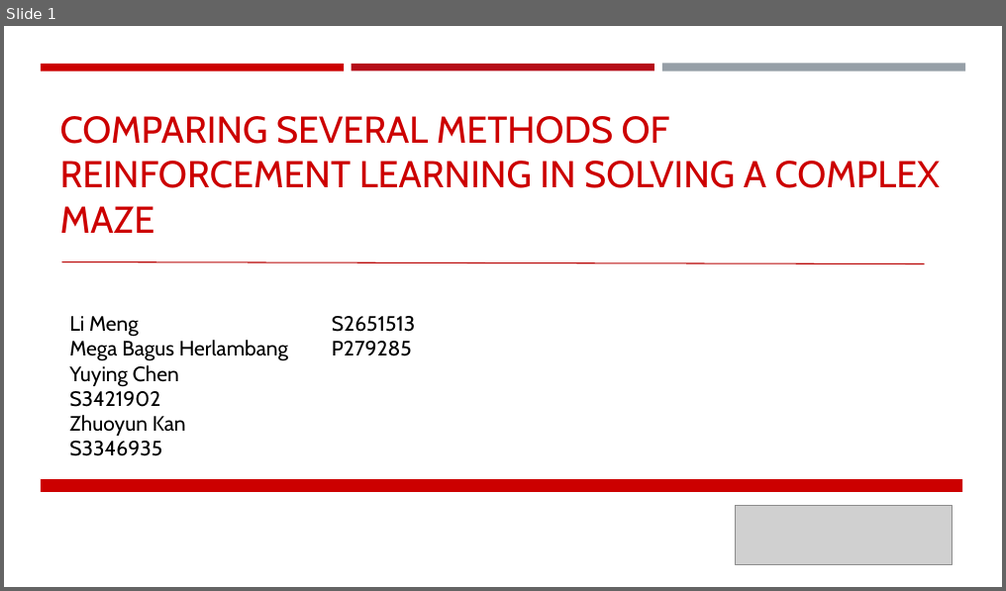
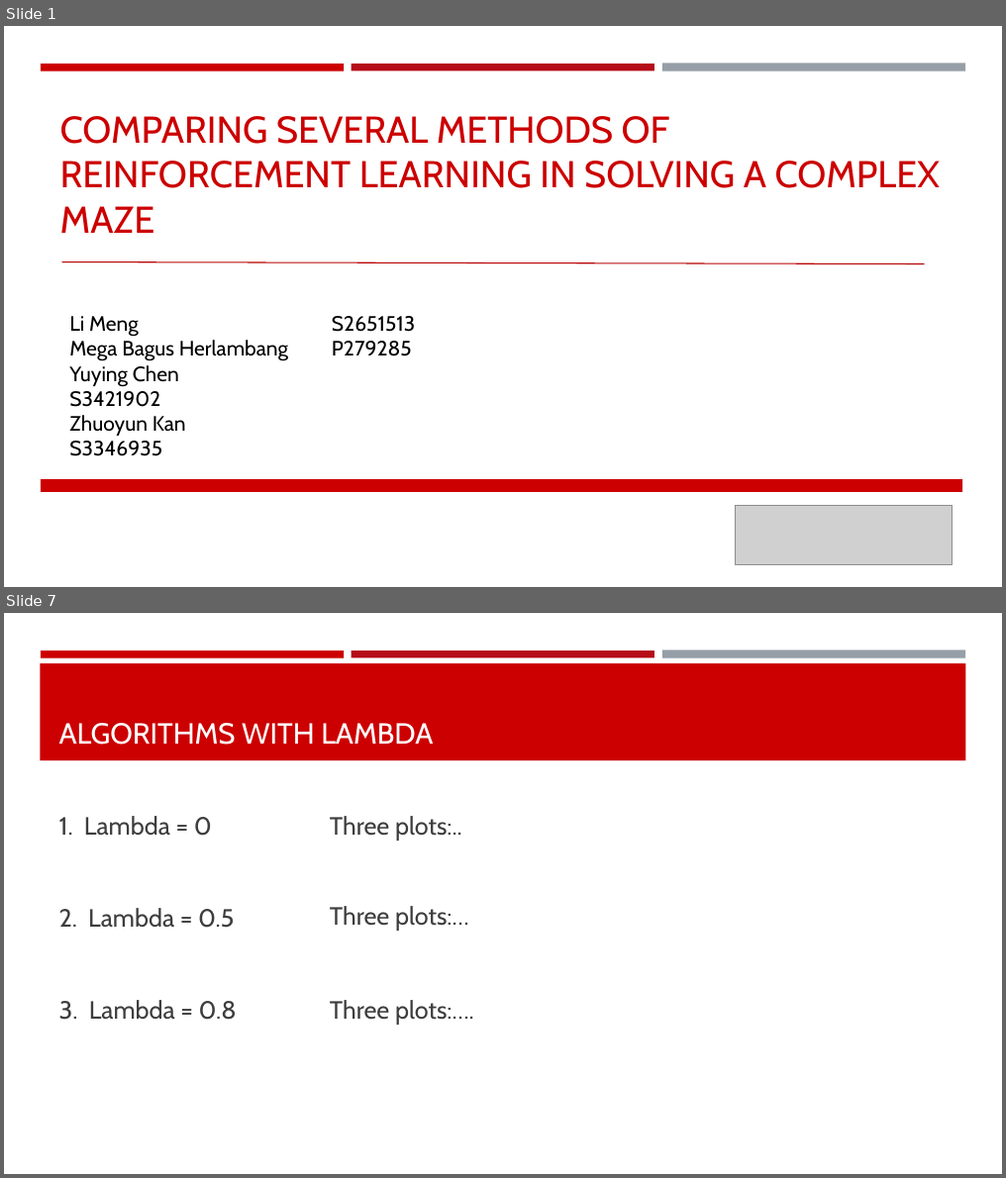
Before and after one commit to mengli11235/MachineLearning_Maze, a slide deck: Group Presentation.pptx. Shown one above the other, each under a label of ours: slide 1 before the commit, slides 1 and 7 after it; the slides between them are not shown. The pictures are 1006x591 and 1006x1178 pixels, drawn with LibreOffice and Linux fonts; fonts in the diff are those of the drawing; grey boxes stand for pictures. Boxes give left, top, right and bottom in pixels: in the first picture for what was removed or moved away, otherwise in the second. Text is boxed around its words. In the diff, an @@ line names an element or a change of style, - is before the commit and + after.

```diff
--- a/Group Presentation.pptx
+++ b/Group Presentation.pptx
@@ slide 7 added at bbox=[4, 613, 1002, 1174], background #FFFFFF; not listed: 3 template elements that a slide beside it also shows @@
@@ rectangle added at bbox=[40, 663, 966, 761], fill #CC0000 @@
@@ title added at bbox=[59, 723, 433, 745], 28 pt, text #FFFFFF @@
+ALGORITHMS WITH LAMBDA
@@ text added at bbox=[59, 816, 212, 836], 24 pt, text #3D3D3D @@
+1. Lambda = 0
@@ text added at bbox=[330, 816, 462, 841], 24 pt, text #3D3D3D @@
+Three plots:..
@@ text added at bbox=[59, 908, 234, 928], 24 pt, text #3D3D3D @@
+2. Lambda = 0.5
@@ text added at bbox=[330, 906, 469, 931], 24 pt, text #3D3D3D @@
+Three plots:…
@@ text added at bbox=[59, 1000, 237, 1020], 24 pt, text #3D3D3D @@
+3. Lambda = 0.8
@@ text added at bbox=[330, 1000, 474, 1025], 24 pt, text #3D3D3D @@
+Three plots:….
```
Also in this commit, not shown: 5 slides changed, 2 other slides added, 3 slides removed.
